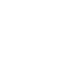
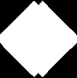
Layer changes from the first 77x78 image to the second:
showed "Background" over [0, 0, 77, 78]
